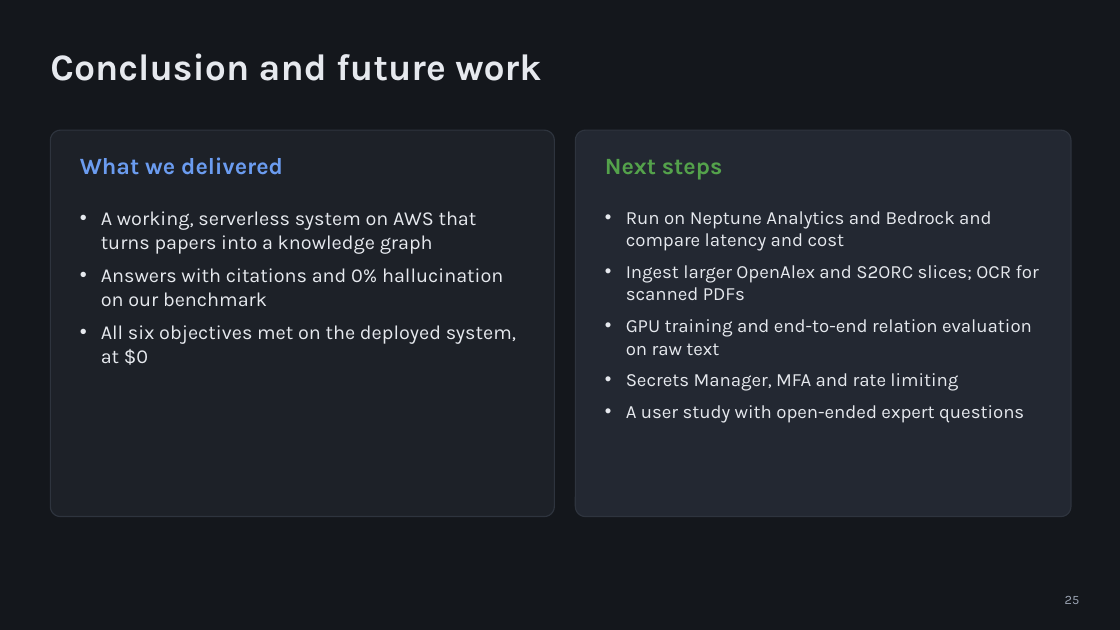
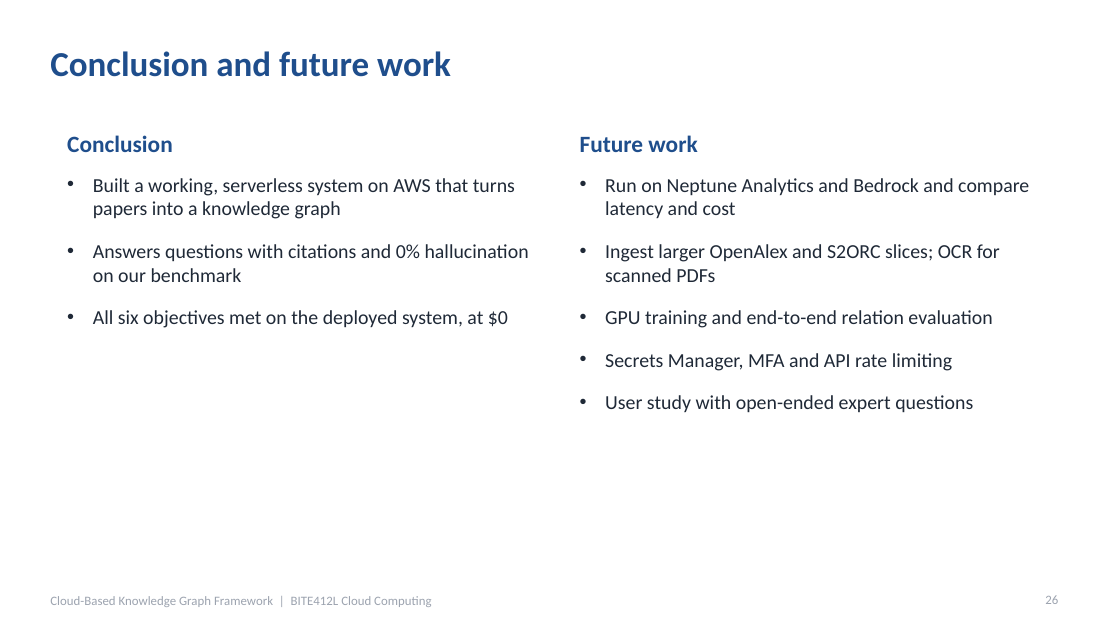
Before and after one commit to DeveshAg30/Cloud_Based_Knowledge_Graph_Framework_for_Automated_Research_Intelligence_Aws_Project_2026, a slide deck: slide 26 of presentation/Project_Presentation.pptx (slide 25 before the commit). Drawn at 1120x630 pixels with LibreOffice and Linux fonts; fonts in the diff are those of the drawing. Boxes give left, top, right and bottom in pixels: in the first picture for what was removed or moved away, otherwise in the second. Text is boxed around its words. In the diff, an @@ line names an element or a change of style, - is before the commit and + after.

```diff
--- a/presentation/Project_Presentation.pptx
+++ b/presentation/Project_Presentation.pptx
@@ background #14171C to #FFFFFF @@
@@ title "Conclusion and future work" at [50, 51, 451, 77]: size 32 to 30 pt, font Karla to Calibri, text colour #E6E9EE to #1F4E8C @@
@@ rounded rectangle removed at [50, 130, 555, 517] @@
@@ text added at [67, 135, 173, 152], 20 pt, text #1F4E8C, bold @@
+Conclusion
@@ rounded rectangle removed at [576, 130, 1071, 517] @@
@@ text added at [580, 135, 697, 152], 20 pt, text #1F4E8C, bold @@
+Future work
@@ text "Built a working, serverless system ...": place and size @@
-text "Built a working, serverless system ..." at [101, 211, 516, 365]
+text "Built a working, serverless system ..." at [93, 178, 529, 328]
@@ text removed at [80, 157, 283, 175] @@
-What we delivered
@@ text at [93, 178, 529, 282]: text changed; font Karla to Calibri; text colour #E6E9EE to #1F2937 @@
-• A working, serverless system on AWS that turns papers into a knowledge graph
-• Answers with citations and 0% hallucination on our benchmark
+• Built a working, serverless system on AWS that turns papers into a knowledge graph
+• Answers questions with citations and 0% hallucination on our benchmark
@@ text "Run on Neptune Analytics and ...": place and size @@
-text "Run on Neptune Analytics and ..." at [626, 211, 1039, 423]
+text "Run on Neptune Analytics and ..." at [605, 178, 1029, 413]
@@ text at [605, 178, 1029, 282]: size 16 to 17 pt, font Karla to Calibri, text colour #E6E9EE to #1F2937 in "Run on Neptune Analytics and Bedrock and ...", "Ingest larger OpenAlex and S2ORC slices; OCR ..."; indent changed; more space between paragraphs @@
@@ text removed at [605, 159, 722, 179] @@
-Next steps
@@ text at [93, 310, 508, 328]: font Karla to Calibri, text colour #E6E9EE to #1F2937 in "All six objectives met on the deployed ..."; indent changed; more space between paragraphs @@
@@ text at [605, 310, 992, 413]: text changed; size 16 to 17 pt; font Karla to Calibri; text colour #E6E9EE to #1F2937 @@
-• GPU training and end-to-end relation evaluation on raw text
-• Secrets Manager, MFA and rate limiting
-• A user study with open-ended expert questions
+• GPU training and end-to-end relation evaluation
+• Secrets Manager, MFA and API rate limiting
+• User study with open-ended expert questions
@@ text added at [50, 596, 431, 607], 11 pt, text #9CA3AF @@
+Cloud-Based Knowledge Graph Framework | BITE412L Cloud Computing
@@ page number added at [1045, 595, 1058, 604], 11 pt, text #9CA3AF @@
+26
@@ page number removed at [1065, 596, 1080, 604] @@
-25
```
Also in this commit, not shown: 20 other slides changed, 6 slides added, 5 slides removed, 1 other file.
